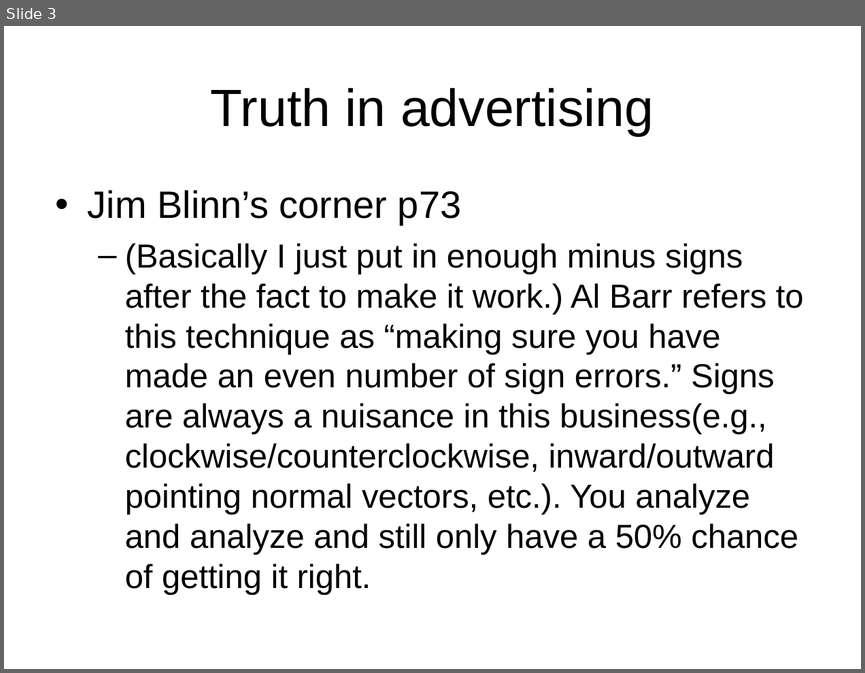
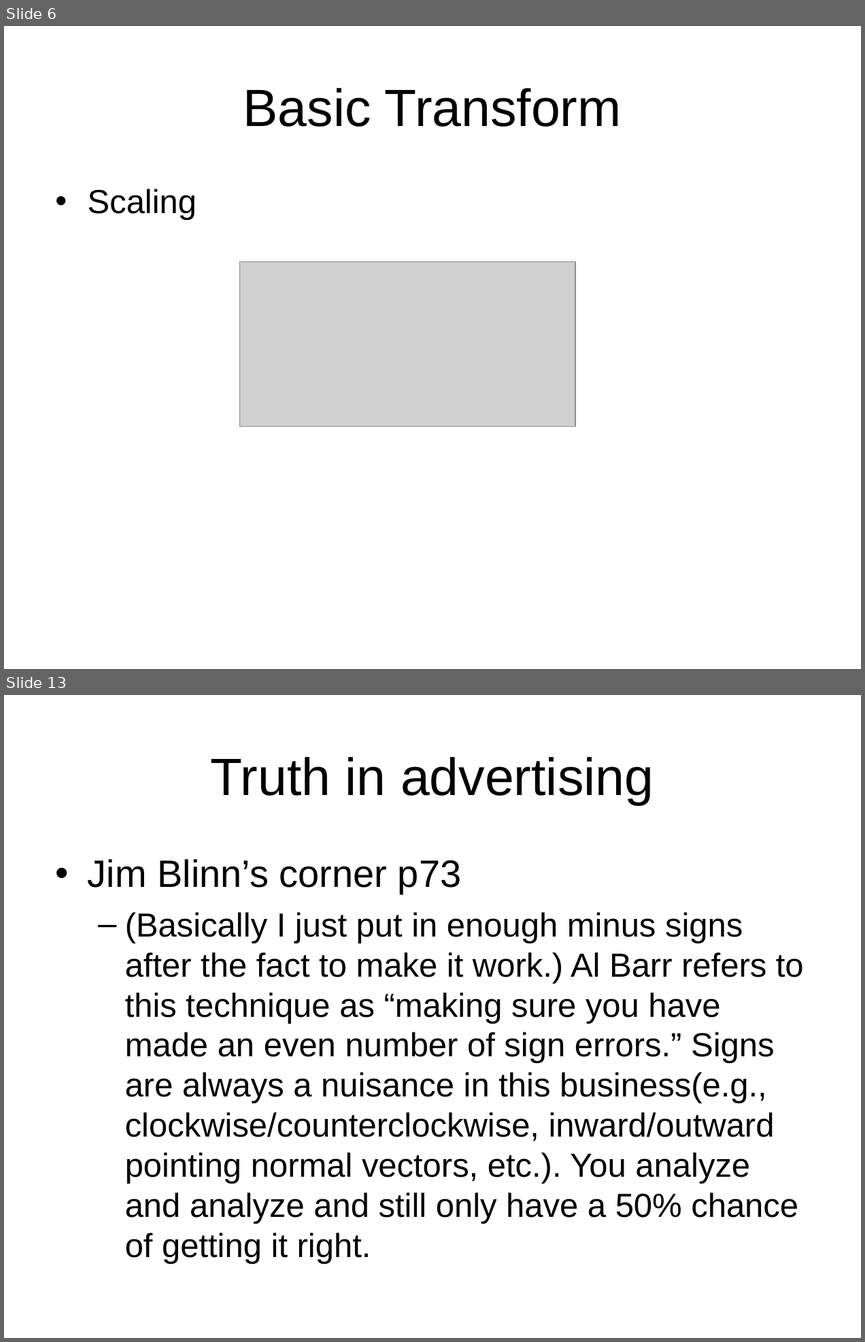
Before and after one commit to ianslayer/gpu_course, a slide deck: course3/Course3.ppt. Shown one above the other, each under a label of ours: slide 3 before the commit, slides 6 and 13 after it; the slides between them are not shown. The pictures are 865x673 and 865x1342 pixels, drawn with LibreOffice and Linux fonts; fonts in the diff are those of the drawing; grey boxes stand for pictures. Boxes give left, top, right and bottom in pixels: in the first picture for what was removed or moved away, otherwise in the second. Text is boxed around its words. In the diff, an @@ line names an element or a change of style, - is before the commit and + after.

```diff
--- a/course3/Course3.ppt
+++ b/course3/Course3.ppt
@@ slide 6 added at (x1=4, y1=26, x2=861, y2=669), background #FFFFFF @@
@@ title added at (x1=243, y1=88, x2=621, y2=127), 44 pt, text #000000 @@
+Basic Transform
@@ text added at (x1=88, y1=189, x2=197, y2=220), 28 pt, text #000000 @@
+• Scaling
@@ picture added at (x1=239, y1=261, x2=575, y2=426) @@
@@ what was slide 3 is now slide 13 @@
```
Also in this commit, not shown: 2 slides changed, 12 other slides added, 2 slides removed, 15 other files.
